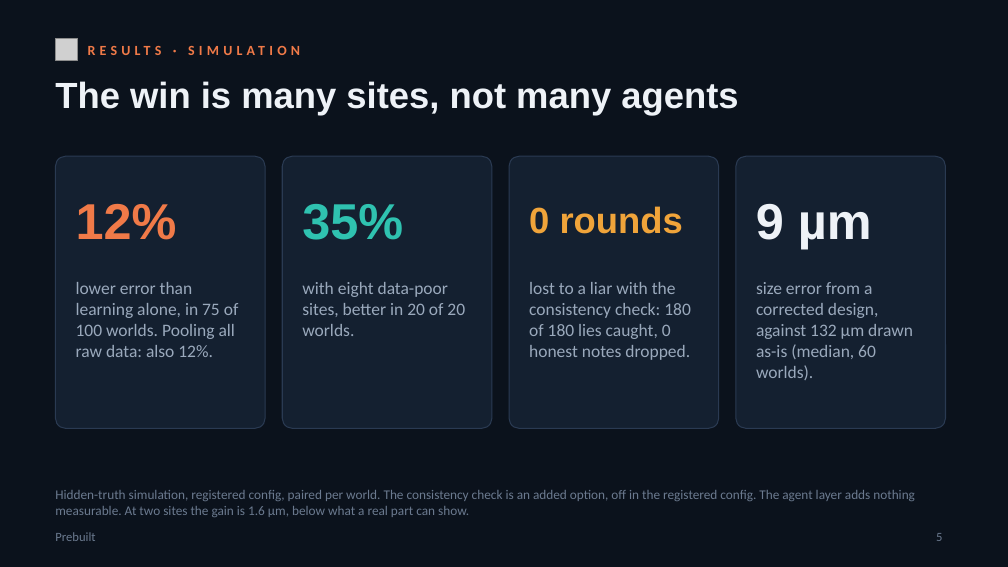
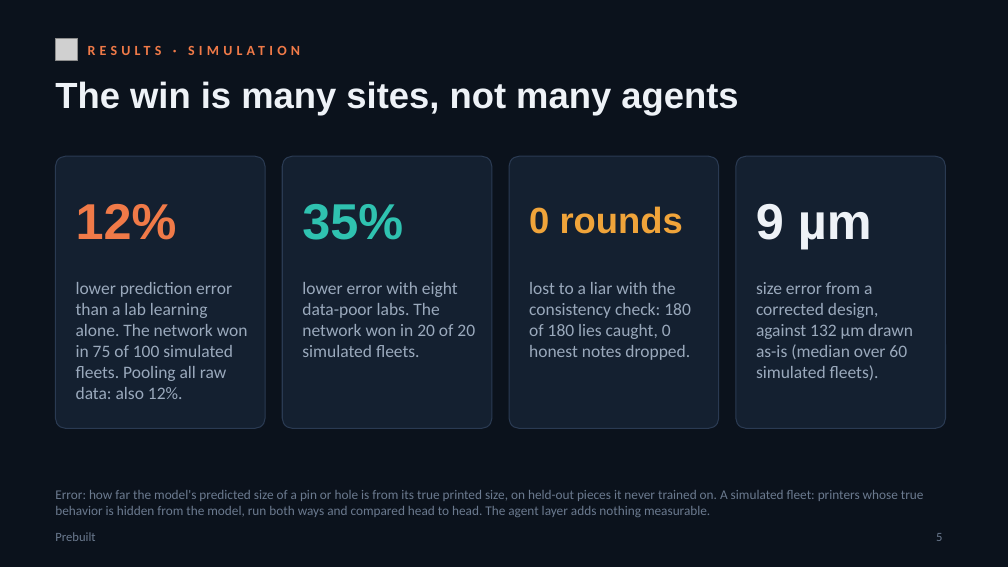
Before and after one commit to matte-realize/prebuilt, a slide deck: slide 5 of docs/slides/prebuilt-pitch.pptx. Drawn at 1008x567 pixels with LibreOffice and Linux fonts; fonts in the diff are those of the drawing; grey boxes stand for pictures. Boxes give left, top, right and bottom in pixels: in the first picture for what was removed or moved away, otherwise in the second. Text is boxed around its words. In the diff, an @@ line names an element or a change of style, - is before the commit and + after.

```diff
--- a/docs/slides/prebuilt-pitch.pptx
+++ b/docs/slides/prebuilt-pitch.pptx
@@ text at [76, 282, 248, 399]: text changed @@
-lower error than learning alone, in 75 of 100 worlds. Pooling all raw data: also 12%.
+lower prediction error than a lab learning alone. The network won in 75 of 100 simulated fleets. Pooling all raw data: also 12%.
@@ text at [302, 282, 475, 357]: text changed @@
-with eight data-poor sites, better in 20 of 20 worlds.
+lower error with eight data-poor labs. The network won in 20 of 20 simulated fleets.
@@ text at [756, 282, 913, 380]: text changed @@
-size error from a corrected design, against 132 µm drawn as-is (median, 60 worlds).
+size error from a corrected design, against 132 µm drawn as-is (median over 60 simulated fleets).
@@ text at [55, 490, 924, 517]: text changed @@
-Hidden-truth simulation, registered config, paired per world. The consistency check is an added option, off in the registered config. The agent layer adds nothing measurable. At two sites the gain is 1.6 µm, below what a real part can show.
+Error: how far the model's predicted size of a pin or hole is from its true printed size, on held-out pieces it never trained on. A simulated fleet: printers whose true behavior is hidden from the model, run both ways and compared head to head. The agent layer adds nothing measurable.
```
Also in this commit, not shown: 2 other slides changed, 5 other files.
